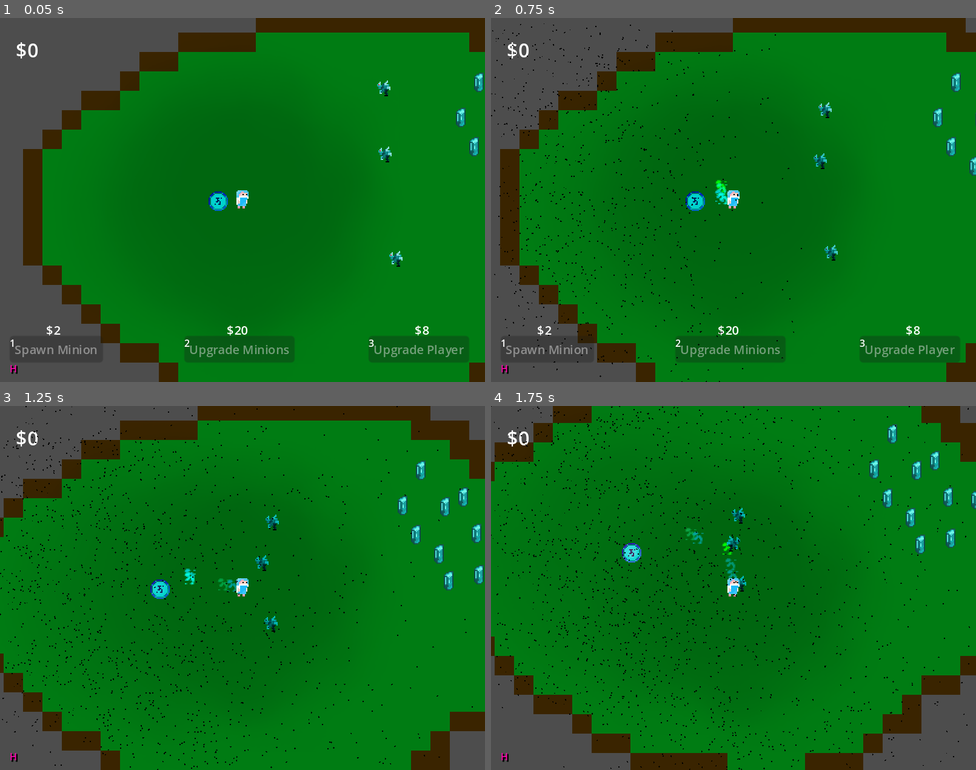
Above: before the commit, frames 1-4 (two rows, left to right).
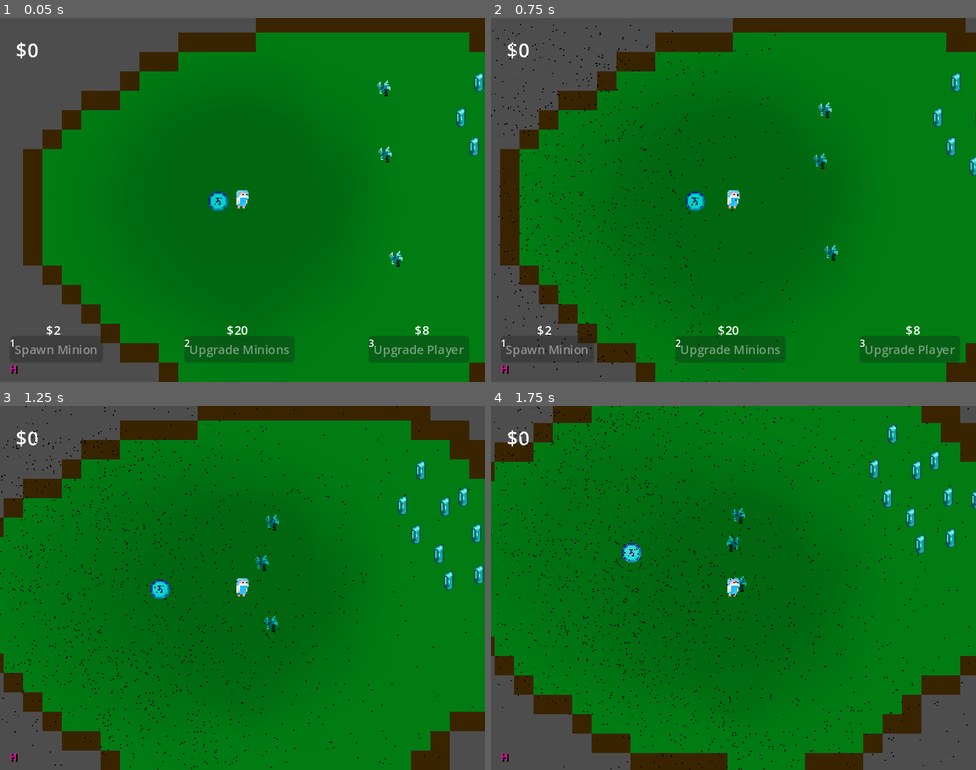
Above: after the commit, the same moments.

Repository: ConnorChow/LudumDare2024
Game: Godot game, scene res://AI/AntSim/test_ants.tscn
Two runs of this game, one before a commit and one after it. Both use one fixed random seed, a clock stepped at 60 frames per second and the inputs below. This scene is started directly instead of the project's main scene.
Inputs (mouse positions are in pixels of both pictures, inside the frame that each line leads up to):
- Up to frame 1 (0.05 s): no input
- Up to frame 2 (0.75 s): move the mouse to (840, 181) at 0.52 s; hold Right (right) from 0.53 s (still down); tap 1 (1) at 0.6 s
- Up to frame 3 (1.25 s): keep holding Right (right); tap 2 (2) at 0.8 s
- Up to frame 4 (1.75 s): move the mouse to (636, 606) at 1.27 s; release Right (right) at 1.28 s; hold Down (down) from 1.28 s (still down); tap 2 (2) at 1.35 s; tap 3 (3) at 1.55 s

Frame 1 is identical in both runs. In frame 2, 0.1% of the frame differs, in the area x 46-49%, y 44-52%; in frame 3, 0.1%; in frame 4, 0.2%, in the area x 40-51%, y 33-48%.

Commit message:
jabdkjfnaqljkmdc

Diff:
--- a/AI/AntSim/Ant.gd
+++ b/AI/AntSim/Ant.gd
@@ -52,12 +52,8 @@
 var health : float
 
 @export var patrol_radius : float = 25
-
 @export var movement_speed : float = 10
-
-@export var mining_strength : float
-@export var fighting_strength : float
-@export var carry_strength : float
+@export var fighting_strength : float = 20
 
 var initialized : bool = false
 
@@ -66,6 +62,7 @@
 
 @export var flag : Vector2
 
+var currency_value : int
 # Called when the node enters the scene tree for the first time.
 func _ready():
 	navigation_agent_2d.path_desired_distance = 10.0
@@ -75,6 +72,13 @@
 	player = get_tree().get_nodes_in_group("player").pop_front()
 	player_base = get_tree().get_nodes_in_group("player_base").pop_front()
 
+	match OptionsController.difficulty:
+		1:
+			currency_value = 3
+		2:
+			currency_value = 2
+		3:
+			currency_value = 1
 
 func _ready_navmesh():
 	await get_tree().physics_frame
@@ -139,18 +143,18 @@
 				forage_state = ForageState.RETURN
 		ForageState.RETURN:
 			if global_position.distance_to(player_base.global_position) < 10 and grabbed_item_anchor.get_child_count() > 0:
-				CurrencyCount.currency += 1
+				CurrencyCount.currency += currency_value
 				player.updateCur()
 				grabbed_item_anchor.get_child(0).queue_free()
 				forage_state = ForageState.APPROACH
 
 func _check_valid_list():
-	if target_currency == null or !(target_currency as Area2D).monitorable:
+	if target_currency == null or !(target_currency as Area2D).monitorable or target_currency.get_parent().is_in_group("player"):
 		forage_state = ForageState.SURVEY
 
 @onready var grabbed_item_anchor = $GrabbedItemAnchor
 func _grab_item(item : Node2D):
-	former_parent = item.get_parent()
+	former_parent = get_parent()
 	visible_currencies.erase(item)
 	item.global_position = grabbed_item_anchor.global_position
 	item.reparent(grabbed_item_anchor)
@@ -180,7 +184,7 @@
 
 var visible_currencies : Array[Node2D]
 func _entity_seen(area):
-	if area.is_in_group("Grab"):
+	if area.is_in_group("Grab") and !area.get_parent().is_in_group("player"):
 		visible_currencies.append(area)
 
 func entity_lost_sight(area):
@@ -190,7 +194,7 @@
 
 var reachable_currencies : Array[Node2D]
 func entity_entered_range(area):
-	if area.is_in_group("Grab"):
+	if area.is_in_group("Grab") and !area.get_parent().is_in_group("player"):
 		reachable_currencies.append(area)
 
 func entity_exited_range(area):
--- a/Player/Player.tscn
+++ b/Player/Player.tscn
@@ -7,7 +7,6 @@
 [ext_resource type="AudioStream" uid="uid://c8julgn2dopfo" path="res://Assets/sfx/full footsteps.mp3" id="5_pmwew"]
 [ext_resource type="PackedScene" uid="uid://doh85u2y782ep" path="res://Player/SnowParticles.tscn" id="6_khf48"]
 [ext_resource type="PackedScene" uid="uid://deamrdcsyafem" path="res://Scenes/Tutorial.tscn" id="7_h0mkn"]
-[ext_resource type="PackedScene" uid="uid://b1p10wy7pie6b" path="res://Player/recall.tscn" id="8_ekpdm"]
 
 [sub_resource type="RectangleShape2D" id="RectangleShape2D_0nxp3"]
 size = Vector2(10, 16)
@@ -475,7 +474,7 @@
 [node name="CollisionShape2D" type="CollisionShape2D" parent="grabBox"]
 shape = SubResource("CircleShape2D_wk7ve")
 
-[node name="holdPoint" type="Node2D" parent="."]
+[node name="holdPoint" type="Node2D" parent="." groups=["hands"]]
 position = Vector2(0, -3)
 
 [node name="lightBubble" type="PointLight2D" parent="."]
@@ -518,9 +517,6 @@
 
 [node name="Tutorial" parent="." instance=ExtResource("7_h0mkn")]
 position = Vector2(-200, -152)
-
-[node name="RecallAnim" parent="." instance=ExtResource("8_ekpdm")]
-z_index = -1
 
 [connection signal="timeout" from="UiNodes/hitBox/hitTimer" to="." method="_on_hit_timer_timeout"]
 [connection signal="pressed" from="UiNodes/buyMenu/buyMinion" to="." method="_on_buy_minion_pressed"]
Not shown: 1 places in Player/Player.tscn that only renumber resources
